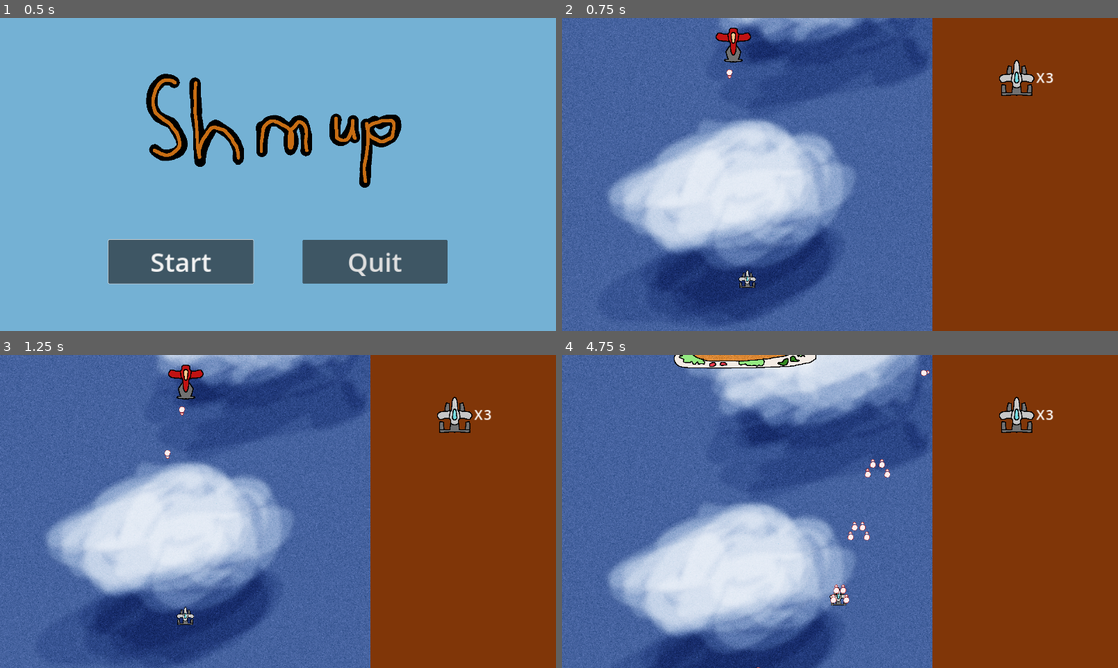
Above: before the commit, frames 1-4 (two rows, left to right).
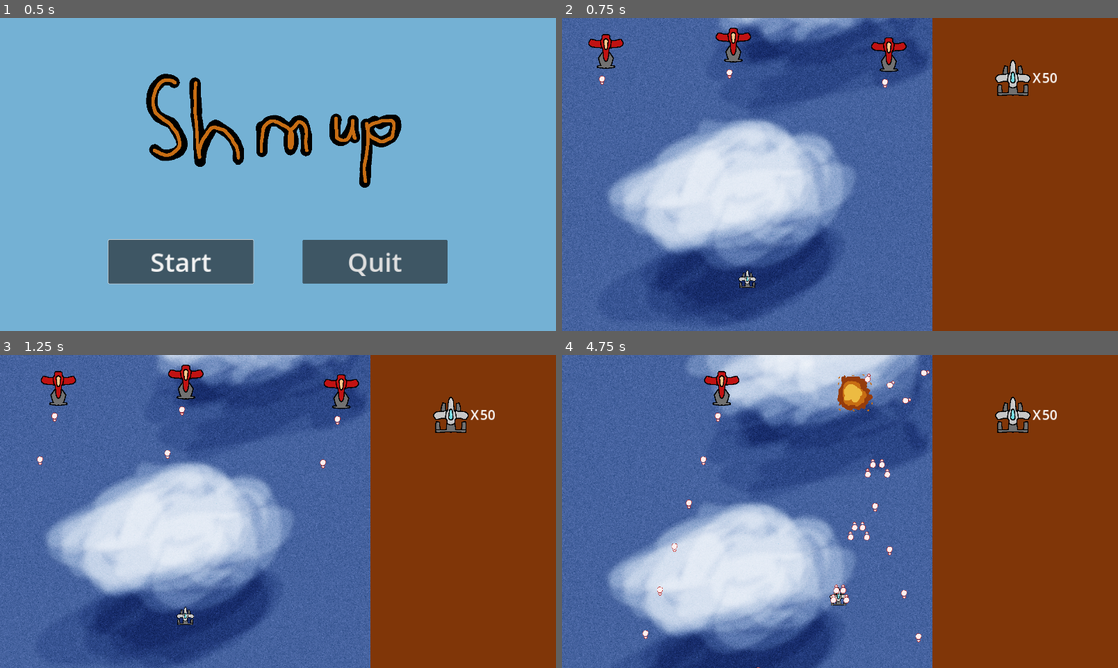
Above: after the commit, the same moments.

Repository: ConradBelaire/Shmup
Game: Godot game, scene res://Scenes/MainMenu.tscn
The game is run twice, just before and just after one commit, with the same random seed, the same clock (stepped at 60 frames per second) and the same inputs.
Inputs:
- Up to frame 1 (0.5 s): no input
- Up to frame 2 (0.75 s): click "Start" at 0.5 s
- Up to frame 3 (1.25 s): no input
- Up to frame 4 (4.75 s): hold D (right) 1.28-2.03 s; hold J (fire) 1.28-2.03 s; hold S (down) 2.03-2.78 s; tap Shift (slow) at 2.1, 3.6 s; hold D (right) 2.78-3.53 s; hold J (fire) 2.78-3.53 s; hold W (up) 3.53-4.28 s; hold A (left) from 4.28 s (still down); hold J (fire) from 4.28 s (still down)

Frame 1 is identical in both runs. In frame 2, 1.3% of the frame differs, in the area x 4-89%, y 5-25%; in frame 3, 1.3%; in frame 4, 2.5%, in the area x 14-89%, y 0-92%.

Commit message:
Multiple basic enemies before turkey boss

Diff:
--- a/Scenes/Main.tscn
+++ b/Scenes/Main.tscn
@@ -11,6 +11,7 @@
 [node name="Main" type="Node2D"]
 process_mode = 1
 script = ExtResource("1_lbg5x")
+starting_lives = 50
 
 [node name="Background" type="ParallaxBackground" parent="."]
 scroll_offset = Vector2(0, 10)
@@ -44,6 +45,16 @@
 position = Vector2(575, 98)
 rotation = 3.14159
 
+[node name="Enemy 2" parent="." instance=ExtResource("6_57trc")]
+z_index = -1
+position = Vector2(135, 120)
+rotation = 3.14159
+
+[node name="Enemy 3" parent="." instance=ExtResource("6_57trc")]
+z_index = -1
+position = Vector2(1112, 131)
+rotation = 3.14159
+
 [node name="UI" parent="." instance=ExtResource("6_ycgcn")]
 z_index = 5
 offset_left = 1280.0
@@ -59,4 +70,6 @@
 one_shot = true
 
 [connection signal="defeated" from="Enemy 1" to="." method="_on_enemy_1_defeated"]
+[connection signal="defeated" from="Enemy 2" to="." method="_on_enemy_1_defeated"]
+[connection signal="defeated" from="Enemy 3" to="." method="_on_enemy_1_defeated"]
 [connection signal="timeout" from="ReturnTimer" to="." method="_on_return_timer_timeout"]
--- a/Scenes/Player.tscn
+++ b/Scenes/Player.tscn
@@ -46,7 +46,7 @@
 [node name="Sprite" type="AnimatedSprite2D" parent="."]
 sprite_frames = SubResource("SpriteFrames_j3ppw")
 animation = &"Invuln"
-frame_progress = 0.41086
+frame_progress = 1.0
 
 [node name="CollisionShape2D" type="CollisionShape2D" parent="."]
 shape = SubResource("CapsuleShape2D_y32mq")
--- a/Scenes/TurkeyEnemy.tscn
+++ b/Scenes/TurkeyEnemy.tscn
@@ -21,7 +21,6 @@
 position = Vector2(0, 68)
 
 [node name="Dinnerplate" type="Sprite2D" parent="."]
-visible = false
 texture = ExtResource("3_rdta3")
 
 [connection signal="body_entered" from="." to="." method="_on_body_entered"]
--- a/Scripts/Main.gd
+++ b/Scripts/Main.gd
@@ -37,5 +37,8 @@
 
 
 func _on_enemy_1_defeated():
+	# Last enemy calls signal before queue_free()ing itself
+	if (get_tree().get_nodes_in_group("Enemy").size() != 1):
+		return
 	var turkey_enemy = turkey_enemy_scene.instantiate()
 	add_child(turkey_enemy)
